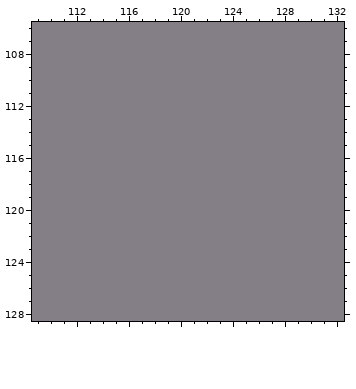
Pixel-art file: Spiceholic2025/App/image/layout.aseprite. The picture above is the old version.
240x192 pixels, 1 frame. Shown: x 109..132, y 106..128. The commit also changed other parts of the picture, which this record leaves out.
And afterwards:
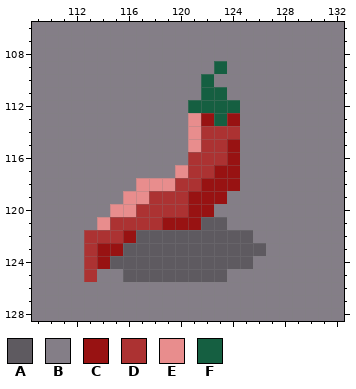
Palette (. is transparent): A #5e5a60  B #847e87  C #981212  D #ac3232  E #e88d8d  F #155f41
Diff:
layer "Item/Shadow Copy" added
layer "Item/Item" added
Layers "Item/Item", "Item/Shadow Copy":
y 109: x 123 B -> F
y 110: x 122 B -> F
y 111: x 122..123 BB -> FF
y 112: x 121..124 BBBB -> FFFF
y 113: x 121..124 BBBB -> ECFC
y 114: x 121..124 BBBB -> EDDD
y 115: x 121..124 BBBB -> EDDC
y 116: x 121..124 BBBB -> DDDC
y 117: x 120..124 BBBBB -> EDDCC
y 118: x 117..124 BBBBBBBB -> EEEDDCCC
y 119: x 116..123 BBBBBBBB -> EEDDDCCC
y 120: x 115..122 BBBBBBBB -> EEDDDDCC
y 121: x 114..123 BBBBBBBBBB -> EDDDDCCCAA
y 122: x 113..125 BBBBBBBBBBBBB -> DDDCAAAAAAAAA
y 123: x 113..126 BBBBBBBBBBBBBB -> DCCAAAAAAAAAAA
y 124: x 113..125 BBBBBBBBBBBBB -> DCAAAAAAAAAAA
y 125: x 113 B -> D; x 116..123 BBBBBBBB -> AAAAAAAA
Boxes around the changes in both pictures, in picture pixels (x1, y1, x2, y2):
changed: (84, 61, 266, 282)
